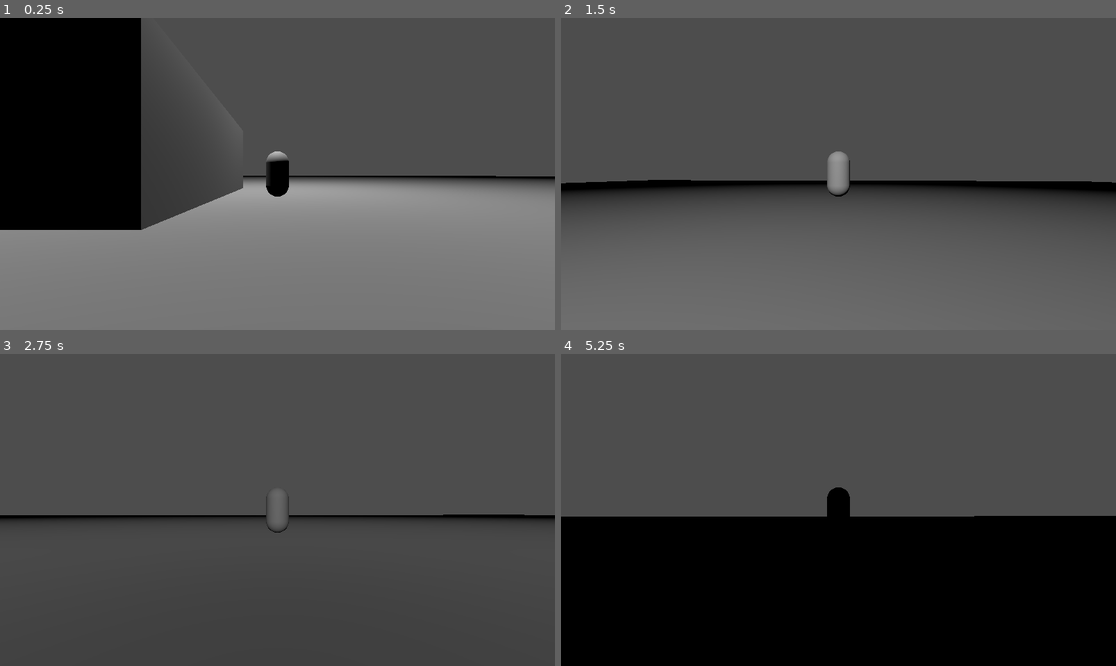
Above: before the commit, frames 1-4 (two rows, left to right).
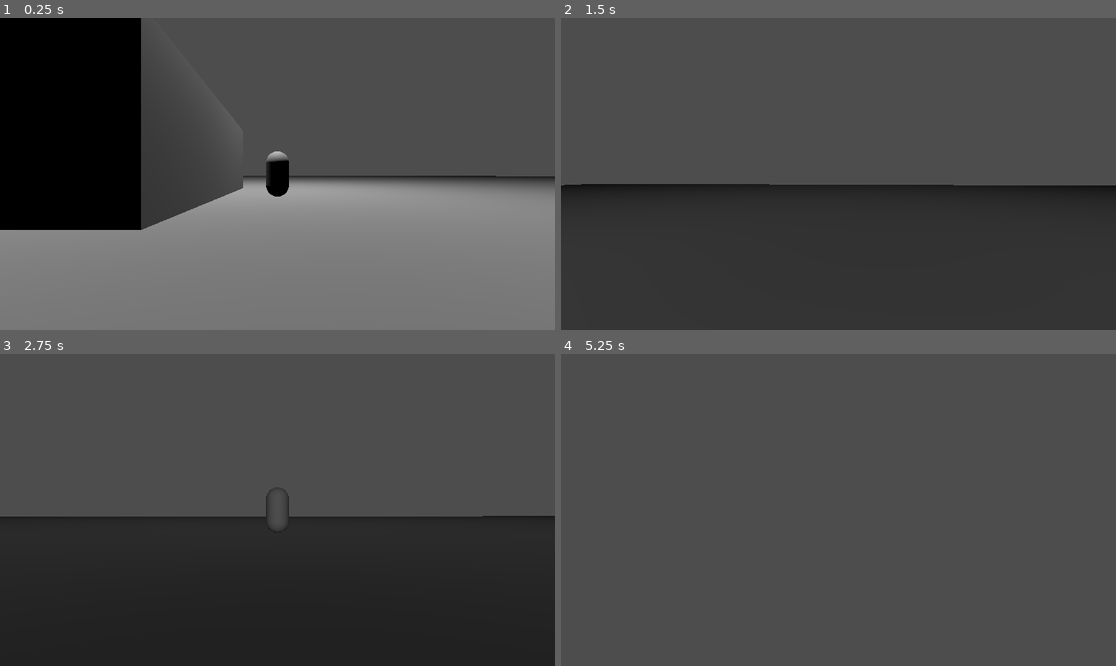
Above: after the commit, the same moments.

Repository: workingSpear/Metapathic
Game: Godot game, scene res://Scenes/test.tscn
Same seed, same stepped clock (60 frames per second), same inputs: the game is played once before the commit and once after it. The project has no main scene, so this scene is started directly.
Inputs (mouse positions are in pixels of both pictures, inside the frame that each line leads up to):
- Up to frame 1 (0.25 s): no input
- Up to frame 2 (1.5 s): tap Enter at 0.5 s; move the mouse to (866, 174) at 0.52 s; hold Ctrl (sprint, bound only after the commit) 0.53-1.28 s; hold W (forward) from 0.53 s (still down); tap Space (jump) at 0.77, 1.07 s; tap Shift (sprint, bound only before the commit) at 0.8, 1.35 s; move the mouse to (810, 174) at 1.27 s
- Up to frame 3 (2.75 s): keep holding W (forward); tap Space (jump) at 1.52, 1.55, 1.82 s; move the mouse to (288, 503) at 2.02 s; hold Space (jump) from 2.03 s (still down); tap Ctrl (sprint, bound only after the commit) at 2.3 s
- Up to frame 4 (5.25 s): keep holding W (forward); move the mouse to (832, 516) at 2.77 s; release Space (jump) at 2.78 s; tap Ctrl (sprint, bound only after the commit) at 2.85, 4.55 s; tap Space (jump) at 3.02, 3.32, 3.77, 3.8, 4.07, 4.52, 4.82 s; tap Shift (sprint, bound only before the commit) at 3.05 s; move the mouse to (877, 513) at 3.52 s; hold Shift (sprint, bound only before the commit) 3.53-4.28 s; move the mouse to (794, 506) at 4.27 s; tap I at 4.35 s; move the mouse to (844, 510) at 5.02 s; hold Ctrl (sprint, bound only after the commit) from 5.03 s (still down)

The runs differ from the first frame. In frame 1, 0.3% of the frame differs, in the area x 43-100%, y 50-52%; in frame 2, 41%; in frame 3, 45%; in frame 4, 48%, in the area x 0-100%, y 42-100%.

Commit message:
Add dive move state

Diff:
--- a/Resources/Player States/move_state.tres
+++ b/Resources/Player States/move_state.tres
@@ -1,7 +1,16 @@
-[gd_resource type="Resource" script_class="MovementStateResource" load_steps=2 format=3 uid="uid://dd5hsc5a3imx6"]
+[gd_resource type="Resource" script_class="MoveStateData" load_steps=2 format=3 uid="uid://dd5hsc5a3imx6"]
 
 [ext_resource type="Script" uid="uid://b1ydx7ror70hj" path="res://Scripts/Resource Formats/move_state_data.gd" id="1_otm2d"]
 
 [resource]
 script = ExtResource("1_otm2d")
+move_speed = 30.0
+move_speed_sprint = 30.0
+acceleration = 100.0
+camera_fov = 75.0
+gravity_jump_multiplier = 0.75
+gravity_fall_multiplier = 1.0
+gravity_dive_multiplier = 1.0
+dive_speed_min = 30.0
+dive_speed_boost = 20.0
 metadata/_custom_type_script = "uid://b1ydx7ror70hj"
--- a/Scenes/test.tscn
+++ b/Scenes/test.tscn
@@ -8,6 +8,7 @@
 [ext_resource type="Script" uid="uid://c3fmm64j3llva" path="res://Scripts/Player/States/move.gd" id="5_i3aeo"]
 [ext_resource type="Script" uid="uid://d0e8tvb8nlf5v" path="res://Scripts/Player/States/jump.gd" id="6_5wyu1"]
 [ext_resource type="Script" uid="uid://ceh74nd0nrk6a" path="res://Scripts/Player/States/fall.gd" id="7_0c07c"]
+[ext_resource type="Script" uid="uid://bv8tqsq3u5ugs" path="res://Scripts/Player/States/dive.gd" id="8_2cgwh"]
 
 [sub_resource type="StandardMaterial3D" id="StandardMaterial3D_o3qbn"]
 albedo_color = Color(0.4506483, 0.4506483, 0.45064825, 1)
@@ -26,7 +27,7 @@
 [node name="OmniLight3D" type="OmniLight3D" parent="."]
 transform = Transform3D(1, 0, 0, 0, 1, 0, 0, 0, 1, -0.92873096, 12.330762, 0)
 light_energy = 16.0
-omni_range = 80.70843
+omni_range = 200.0
 
 [node name="CSGBox3D" type="CSGBox3D" parent="."]
 transform = Transform3D(1, 0, 0, 0, 1, 0, 0, 0, 1, 0, 0.20631695, 0)
@@ -86,14 +87,21 @@
 fall_state = NodePath("../Fall")
 rotation_speed = 8.0
 
-[node name="Jump" type="Node" parent="Player/MoveStateMachine" node_paths=PackedStringArray("fall_state", "idle_state", "move_state")]
+[node name="Jump" type="Node" parent="Player/MoveStateMachine" node_paths=PackedStringArray("fall_state", "idle_state", "move_state", "dive_state")]
 script = ExtResource("6_5wyu1")
 fall_state = NodePath("../Fall")
 idle_state = NodePath("../Idle")
 move_state = NodePath("../Move")
+dive_state = NodePath("../Dive")
 
-[node name="Fall" type="Node" parent="Player/MoveStateMachine" node_paths=PackedStringArray("idle_state", "move_state")]
+[node name="Fall" type="Node" parent="Player/MoveStateMachine" node_paths=PackedStringArray("idle_state", "move_state", "dive_state")]
 script = ExtResource("7_0c07c")
+idle_state = NodePath("../Idle")
+move_state = NodePath("../Move")
+dive_state = NodePath("../Dive")
+
+[node name="Dive" type="Node" parent="Player/MoveStateMachine" node_paths=PackedStringArray("idle_state", "move_state")]
+script = ExtResource("8_2cgwh")
 idle_state = NodePath("../Idle")
 move_state = NodePath("../Move")
 
--- /dev/null
+++ b/Scripts/Player/States/dive.gd
@@ -0,0 +1,51 @@
+extends MoveState
+
+@export var idle_state: MoveState
+@export var move_state: MoveState
+
+
+func enter() -> void:
+	super()
+
+	# Get the horizontal move direction at the start of the dive
+	var init_direction: Vector3 = get_rotated_move_direction()
+	# If the player is not moving, manually set the initial direction
+	# as the local forward direction.
+	if init_direction.is_zero_approx():
+		init_direction = Vector3.FORWARD.rotated(Vector3.UP, get_move_rotation())
+	init_direction.y = 0.0
+	init_direction = init_direction.normalized()
+
+	# Get the horizontal speed of the dive.
+	# Has a minimum speed, plus the dive speed boost.
+	var init_horizontal_velocity = parent_obj.velocity
+	init_horizontal_velocity.y = 0.0
+	var init_speed: float = init_horizontal_velocity.length()
+	init_speed = maxf(move_data.dive_speed_min, init_speed)
+	init_speed += move_data.dive_speed_boost
+
+	parent_obj.velocity = init_direction * init_speed
+
+
+func process_physics(delta: float) -> MoveState:
+	var move_direction = get_rotated_move_direction()
+
+	var move_speed = get_move_speed()
+
+	var target_move_velocity: Vector3 = move_direction * move_speed
+	target_move_velocity.y = parent_obj.velocity.y
+
+	parent_obj.velocity = parent_obj.velocity.move_toward(
+		target_move_velocity,
+		move_data.acceleration * delta,
+	)
+
+	parent_obj.velocity.y -= gravity * move_data.gravity_dive_multiplier * delta
+	parent_obj.move_and_slide()
+
+	if parent_obj.is_on_floor():
+		if move_direction.is_zero_approx() and parent_obj.velocity.is_zero_approx():
+			return idle_state
+		return move_state
+
+	return null
--- a/Scripts/Player/States/fall.gd
+++ b/Scripts/Player/States/fall.gd
@@ -2,6 +2,7 @@
 
 @export var idle_state: MoveState
 @export var move_state: MoveState
+@export var dive_state: MoveState
 
 
 func process_physics(delta: float) -> MoveState:
@@ -25,4 +26,7 @@
 			return idle_state
 		return move_state
 
+	if get_dive():
+		return dive_state
+
 	return null
--- a/Scripts/Player/States/jump.gd
+++ b/Scripts/Player/States/jump.gd
@@ -3,6 +3,7 @@
 @export var fall_state: MoveState
 @export var idle_state: MoveState
 @export var move_state: MoveState
+@export var dive_state: MoveState
 @export var jump_force: float = 20.0
 
 
@@ -35,4 +36,7 @@
 	if not get_jump_hold() or parent_obj.velocity.y < 0:
 		return fall_state
 
+	if get_dive():
+		return dive_state
+
 	return null
--- a/Scripts/Player/player_move_input_component.gd
+++ b/Scripts/Player/player_move_input_component.gd
@@ -30,5 +30,9 @@
 	return Input.is_action_pressed("sprint")
 
 
+func wants_dive() -> bool:
+	return Input.is_action_just_pressed("dive")
+
+
 func _on_camera_holder_set_cam_rotation(rotation: float) -> void:
 	camera_rotation = rotation
--- a/Scripts/Resource Formats/move_state_data.gd
+++ b/Scripts/Resource Formats/move_state_data.gd
@@ -1,9 +1,12 @@
 class_name MoveStateData
 extends Resource
 
-@export var move_speed: float = 15
-@export var move_speed_sprint: float = 30
-@export var acceleration: float = 100
-@export var camera_fov: float = 75
-@export var gravity_jump_multiplier: float = 0.5
-@export var gravity_fall_multiplier: float = 1.0
+@export var move_speed: float
+@export var move_speed_sprint: float
+@export var acceleration: float
+@export var camera_fov: float
+@export var gravity_jump_multiplier: float
+@export var gravity_fall_multiplier: float
+@export var gravity_dive_multiplier: float
+@export var dive_speed_min: float
+@export var dive_speed_boost: float
--- a/Scripts/States/move_input_component.gd
+++ b/Scripts/States/move_input_component.gd
@@ -30,3 +30,7 @@
 ## Must be implemented by child classes.
 func wants_sprint() -> bool:
 	return false
+
+
+func wants_dive() -> bool:
+	return false
--- a/Scripts/States/move_state.gd
+++ b/Scripts/States/move_state.gd
@@ -2,10 +2,10 @@
 extends Node
 
 var gravity: int = ProjectSettings.get_setting("physics/3d/default_gravity")
+var parent_obj: CharacterBody3D
+var mesh_holder: Node3D
 var move_component: MoveInputComponent
 var move_data: MoveStateData
-var parent_obj: CharacterBody3D
-var mesh_holder: Node3D
 
 
 func enter() -> void:
@@ -54,3 +54,7 @@
 
 func get_sprint() -> bool:
 	return move_component.wants_sprint()
+
+
+func get_dive() -> bool:
+	return move_component.wants_dive()
--- a/Scripts/States/move_state_machine.gd
+++ b/Scripts/States/move_state_machine.gd
@@ -6,8 +6,8 @@
 var current_state: MoveState
 
 
-# Initialize the state machine by giving each child state a reference to the
-# parent object it belongs to and enter the default starting_state.
+## Initialize the state machine by giving each child state a reference to the
+## parent object it belongs to and enter the default starting_state.
 func init(parent: CharacterBody3D, mesh_holder: Node3D, move_component: MoveInputComponent, move_data: MoveStateData) -> void:
 	for child: MoveState in get_children():
 		child.parent_obj = parent
@@ -19,7 +19,7 @@
 	change_state(starting_state)
 
 
-# Change to the new state by first calling any exit logic on the current state.
+## Change to the new state by first calling any exit logic on the current state.
 func change_state(new_state: MoveState) -> void:
 	if current_state:
 		current_state.exit()
@@ -28,8 +28,8 @@
 	current_state.enter()
 
 
-# Pass through functions for the Player to call,
-# handling state changes as needed.
+## Pass through functions for the Player to call,
+## handling state changes as needed.
 func process_physics(delta: float) -> void:
 	var new_state = current_state.process_physics(delta)
 	if new_state:
--- a/project.godot
+++ b/project.godot
@@ -47,6 +47,11 @@
 }
 sprint={
 "deadzone": 0.2,
+"events": [Object(InputEventKey,"resource_local_to_scene":false,"resource_name":"","device":0,"window_id":0,"alt_pressed":false,"shift_pressed":false,"ctrl_pressed":false,"meta_pressed":false,"pressed":false,"keycode":0,"physical_keycode":4194326,"key_label":0,"unicode":0,"location":1,"echo":false,"script":null)
+]
+}
+dive={
+"deadzone": 0.2,
 "events": [Object(InputEventKey,"resource_local_to_scene":false,"resource_name":"","device":0,"window_id":0,"alt_presse …(194 unchanged characters)…
 ]
 }
Not shown: 1 places in Scenes/test.tscn that only renumber resources
Not shown, added: Scripts/Player/States/dive.gd.uid
